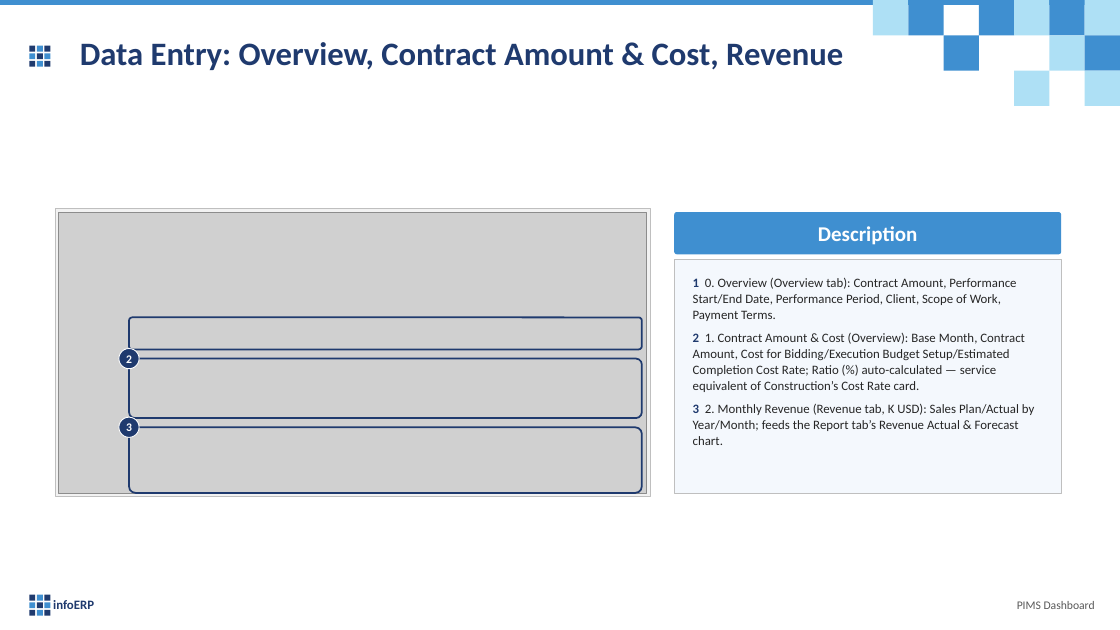
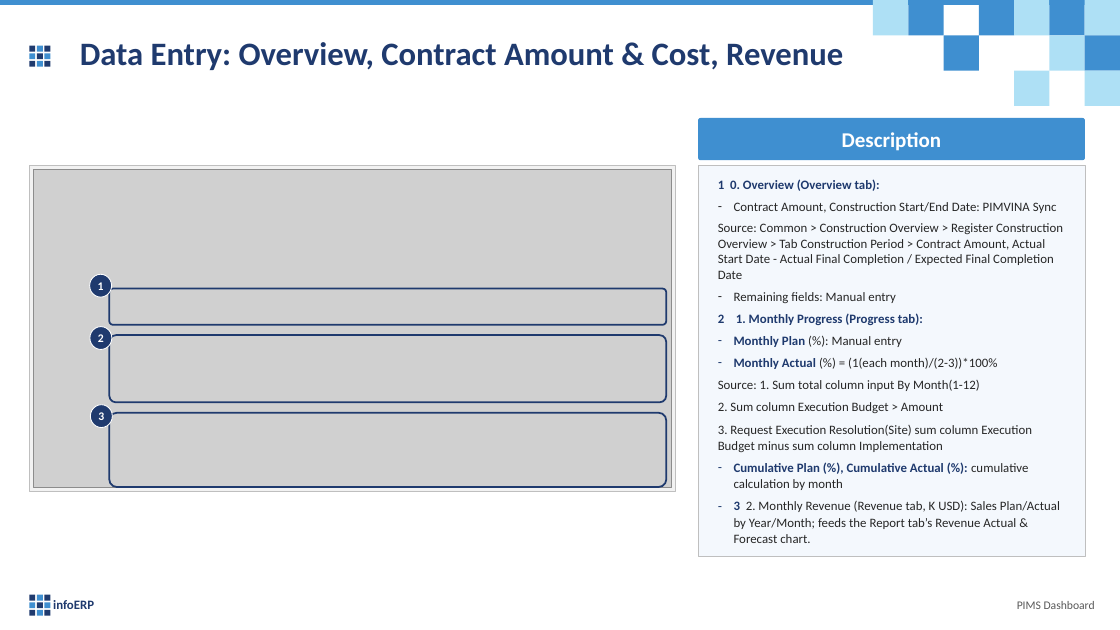
Before and after one commit to truongCLT/PIMS-DASHBOARD, a slide deck: slide 38 of docs/PIMS_Dashboard_User_Guide_Condensed.pptx (slide 35 before the commit). Drawn at 1120x630 pixels with LibreOffice and Linux fonts; fonts in the diff are those of the drawing; grey boxes stand for pictures. Boxes give left, top, right and bottom in pixels: in the first picture for what was removed or moved away, otherwise in the second. Text is boxed around its words. In the diff, an @@ line names an element or a change of style, - is before the commit and + after.

```diff
--- a/docs/PIMS_Dashboard_User_Guide_Condensed.pptx
+++ b/docs/PIMS_Dashboard_User_Guide_Condensed.pptx
@@ rounded rectangle "Description": place and size @@
-rounded rectangle "Description" at [675,212,1062,254]
+rounded rectangle "Description" at [698,118,1086,160]
@@ rectangle: place and size @@
-rectangle at [55,208,650,497]
+rectangle at [29,166,676,492]
@@ picture: place and size @@
-picture at [59,212,647,493]
+picture at [33,170,671,488]
@@ rectangle: place and size @@
-rectangle at [675,260,1062,493]
+rectangle at [698,166,1086,557]
@@ text at [718,179,1063,490]: text changed @@
-1 0. Overview (Overview tab): Contract Amount, Performance Start/End Date, Performance Period, Client, Scope of Work, Payment Terms.
-2 1. Contract Amount & Cost (Overview): Base Month, Contract Amount, Cost for Bidding/Execution Budget Setup/Estimated Completion Cost Rate; Ratio (%) auto-calculated — service equivalent of Construction’s Cost Rate card.
+1 0. Overview (Overview tab):
+– Contract Amount, Construction Start/End Date: PIMVINA Sync
+Source: Common > Construction Overview > Register Construction Overview > Tab Construction Period > Contract Amount, Actual Start Date - Actual Final Completion / Expected Final Completion Date
+– Remaining fields: Manual entry
+2 1. Monthly Progress (Progress tab):
+– Monthly Plan (%): Manual entry
+– Monthly Actual (%) = (1(each month)/(2-3))*100%
+Source: 1. Sum total column input By Month(1-12)
+2. Sum column Execution Budget > Amount
+3. Request Execution Resolution(Site) sum column Execution Budget minus sum column Implementation
+– Cumulative Plan (%), Cumulative Actual (%): cumulative calculation by month
@@ text "1 0. Overview (Overview tab):": place and size @@
-text "1 0. Overview (Overview tab):" at [693,278,1034,445]
+text "1 0. Overview (Overview tab):" at [718,179,1063,543]
@@ ellipse added at [90,274,112,297], fill #1F3A6E, outline #FFFFFF 0.75 pt, 10 pt, text #FFFFFF, bold @@
+1
@@ rounded rectangle: place and size @@
-rounded rectangle at [129,318,643,350]
+rounded rectangle at [109,289,666,325]
@@ ellipse "2": place and size @@
-ellipse "2" at [119,349,139,369]
+ellipse "2" at [90,327,112,350]
@@ rounded rectangle: place and size @@
-rounded rectangle at [129,359,643,418]
+rounded rectangle at [109,335,666,402]
@@ ellipse "3": place and size @@
-ellipse "3" at [119,418,139,438]
+ellipse "3" at [91,405,113,428]
@@ rounded rectangle: place and size @@
-rounded rectangle at [129,428,643,493]
+rounded rectangle at [109,413,666,486]
@@ text at [734,501,1060,543]: bullet none to -; more space between paragraphs @@
```
Also in this commit, not shown: 36 other slides changed, 4 slides added, 1 slide removed, 7 other files.
